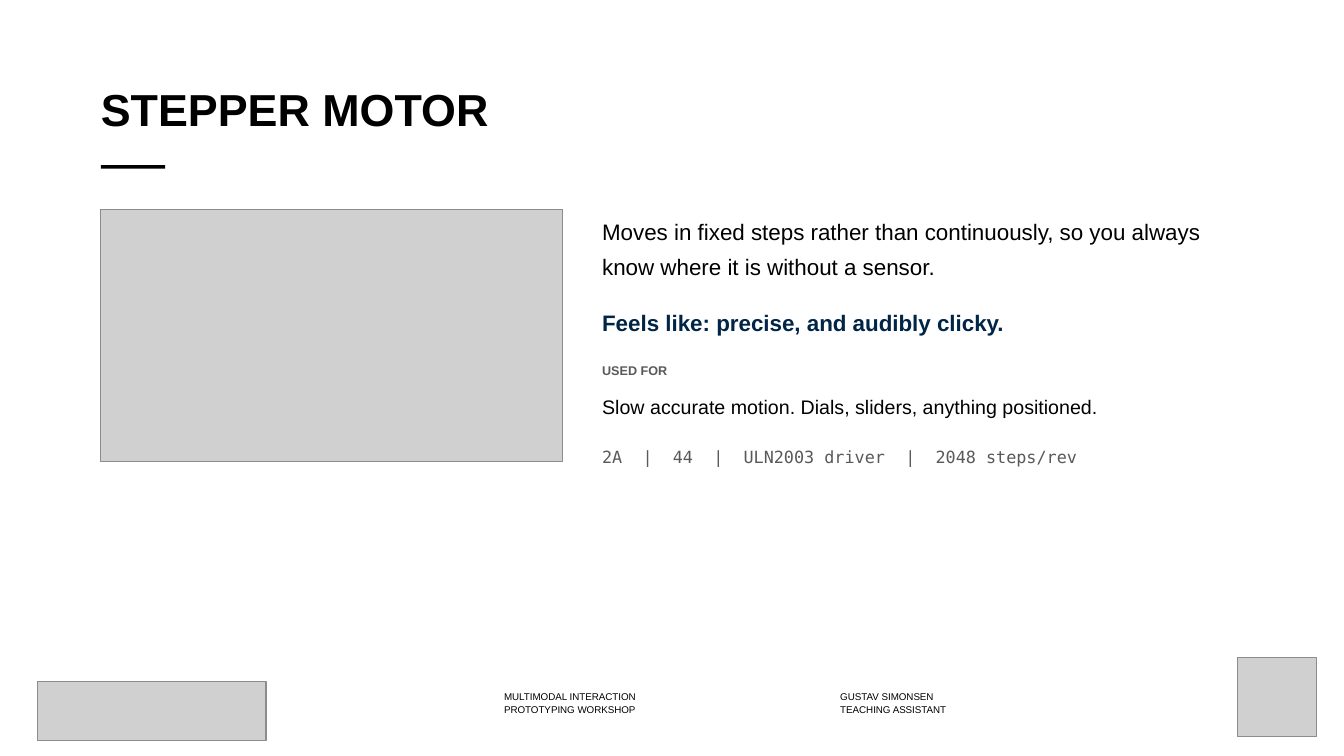
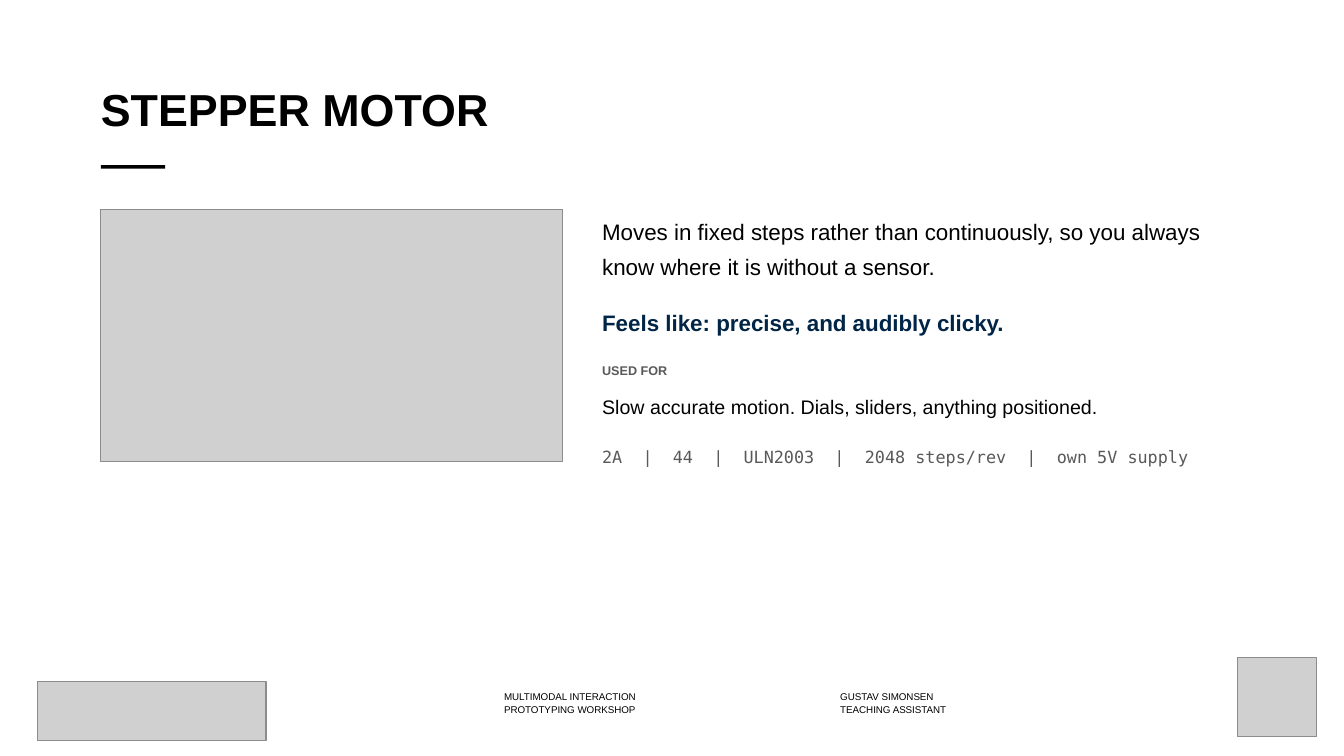
Before and after one commit to labtools-au/multimodal-actuator-workshop, a slide deck: slide 12 of docs/multimodal-actuator-workshop.pptx (slide 17 before the commit). Drawn at 1344x756 pixels with LibreOffice and Linux fonts; fonts in the diff are those of the drawing; grey boxes stand for pictures; background and template pictures are left out. Boxes give left, top, right and bottom in pixels: in the first picture for what was removed or moved away, otherwise in the second. Text is boxed around its words. In the diff, an @@ line names an element or a change of style, - is before the commit and + after.

```diff
--- a/docs/multimodal-actuator-workshop.pptx
+++ b/docs/multimodal-actuator-workshop.pptx
@@ text at (x1=602, y1=450, x2=1189, y2=467): text changed @@
-2A | 44 | ULN2003 driver | 2048 steps/rev
+2A | 44 | ULN2003 | 2048 steps/rev | own 5V supply
```
Also in this commit, not shown: 5 other slides changed, 1 slide added, 6 slides removed, 4 other files.
